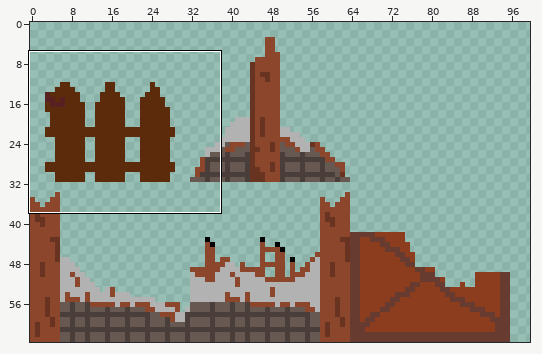
Sprite sheet -- assets/map_static_objects.png. The first picture is a wide view before the edit; the outline marks the close-up.
Close-up. Earlier state:
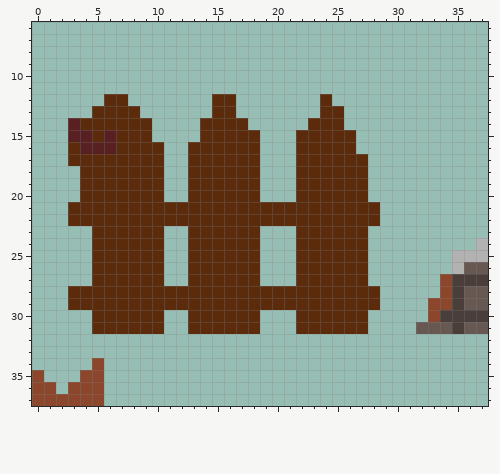
The file is 128x64 pixels. Colours within 5 levels of each other are drawn and written as one. Shown: x 0..37, y 6..37. The wide view leaves out empty margins.
After the commit:
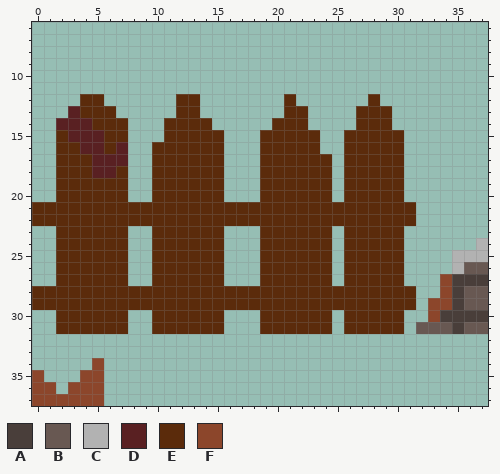
Palette (. is transparent): A #493e3a  B #685852  C #b2b2b2  D #592022  E #5b2b0b  F #8c462b
What changed:
y 12: x 4..7 ..EE -> EE..; x 12..13 .. -> EE; x 15..16 EE -> ..; x 21 . -> E; x 24 E -> .; x 28 . -> E
y 13: x 3..4 .. -> DE; x 7..8 EE -> ..; x 12..13 .. -> EE; x 15..16 EE -> ..; x 21..22 .. -> EE; x 24..25 EE -> ..; x 27..29 ... -> EEE
y 14: x 2 . -> D; x 4 E -> D; x 8..9 EE -> ..; x 11..13 ... -> EEE; x 15..17 EEE -> ...; x 20..25 ...EEE -> EEE...; x 27..29 ... -> EEE
y 15: x 2 . -> E; x 5..6 ED -> DE; x 8..9 EE -> ..; x 11..13 ... -> EEE; x 16..21 EEE... -> ...EEE; x 24..25 EE -> ..; x 27..30 .... -> EEEE
y 16: x 2 . -> E; x 6..9 DEEE -> ED..; x 11..12 .. -> EE; x 16..21 EEE... -> ...EEE; x 24..25 EE -> ..; x 27..30 .... -> EEEE
y 17: x 2 . -> E; x 5..9 EEEEE -> DDD..; x 11..12 .. -> EE; x 16..21 EEE... -> ...EEE; x 25 E -> .; x 28..30 ... -> EEE
y 18: x 2..3 .. -> EE; x 5..6 EE -> DD; x 8..9 EE -> ..; x 11..12 .. -> EE; x 16..21 EEE... -> ...EEE; x 25 E -> .; x 28..30 ... -> EEE
y 19..20: x 2..3 .. -> EE; x 8..9 EE -> ..; x 11..12 .. -> EE; x 16..21 EEE... -> ...EEE; x 25 E -> .; x 28..30 ... -> EEE
y 21..22: x 0..2 ... -> EEE; x 29..31 ... -> EEE
y 23..27: x 2..4 ... -> EEE; x 8..9 EE -> ..; x 11..12 .. -> EE; x 16..21 EEE... -> ...EEE; x 25 E -> .; x 28..30 ... -> EEE
y 28..29: x 0..2 ... -> EEE; x 29..31 ... -> EEE
y 30..31: x 2..4 ... -> EEE; x 8..9 EE -> ..; x 11..12 .. -> EE; x 16..21 EEE... -> ...EEE; x 25 E -> .; x 28..30 ... -> EEE
Boxes around the changes in both close-ups, in picture pixels (x1, y1, x2, y2):
changed: (32, 94, 416, 334)
